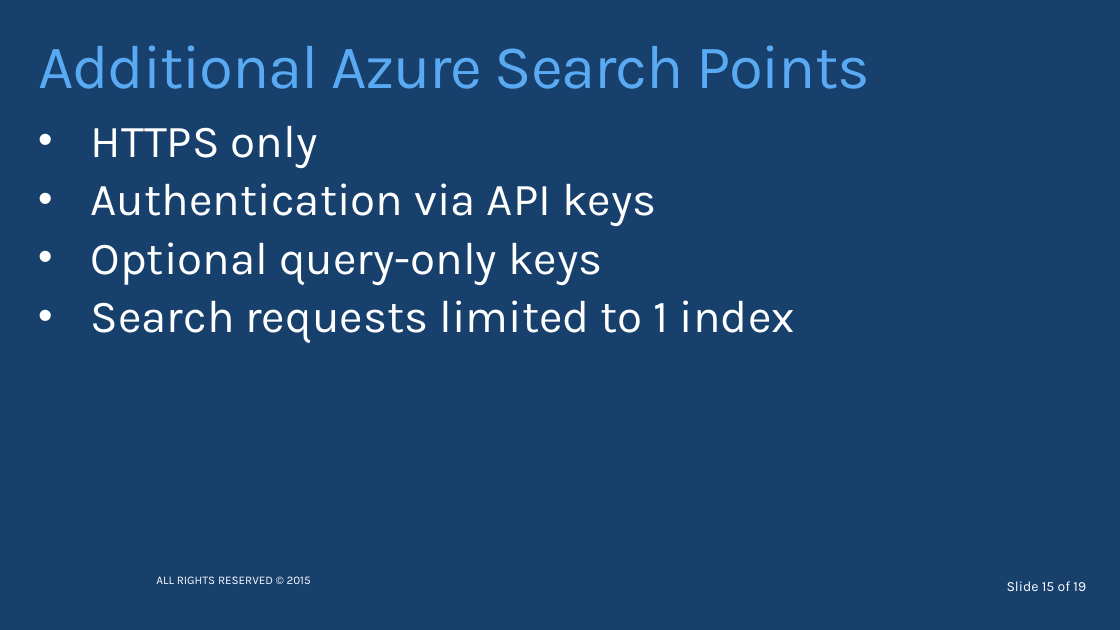
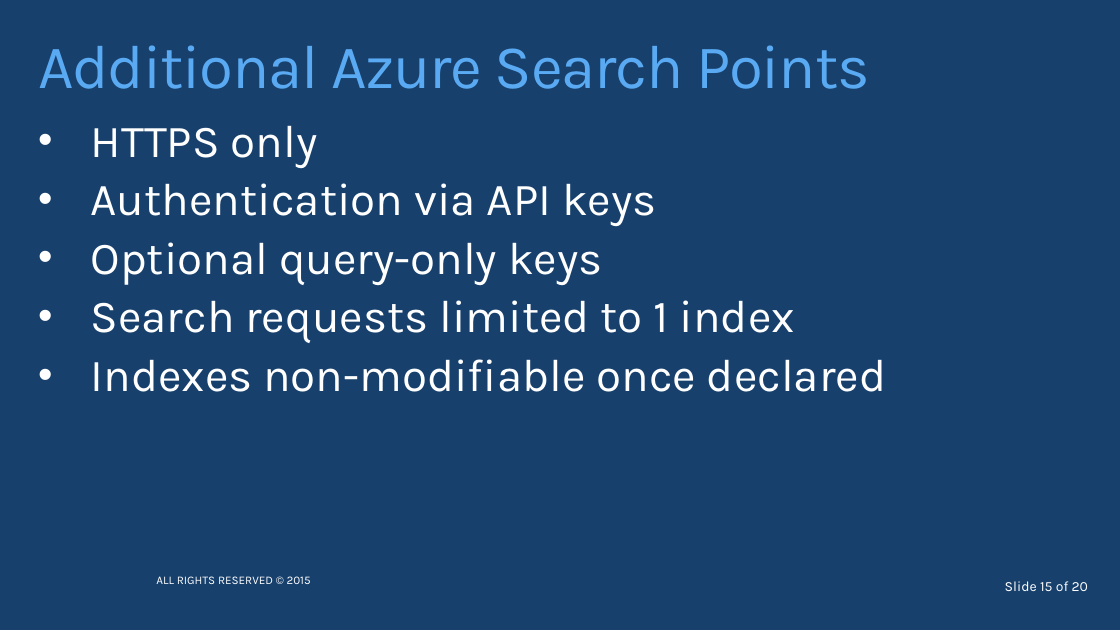
Before and after one commit to timgabrhel/NewCC2015.AzureSearch, a slide deck: slide 15 of NewCC2015.AzureSearch.pptx. Drawn at 1120x630 pixels with LibreOffice and Linux fonts; fonts in the diff are those of the drawing; background and template pictures are left out. Boxes give left, top, right and bottom in pixels: in the first picture for what was removed or moved away, otherwise in the second. Text is boxed around its words. In the diff, an @@ line names an element or a change of style, - is before the commit and + after.

Commit message:
Updated power point & rolling deck

```diff
--- a/NewCC2015.AzureSearch.pptx
+++ b/NewCC2015.AzureSearch.pptx
@@ text at bbox=[91, 359, 886, 392]: paragraph added @@
+• Indexes non-modifiable once declared
@@ text at bbox=[1005, 581, 1088, 591]: text changed @@
-Slide 15 of 19
+Slide 15 of 20
```
Also in this commit, not shown: 7 other slides changed, 1 slide added, 1 other file.
